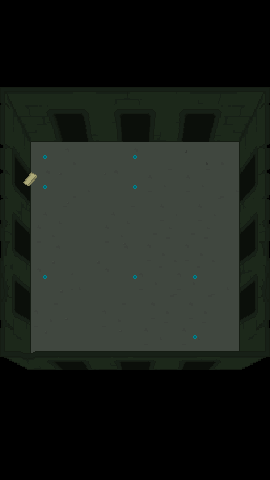
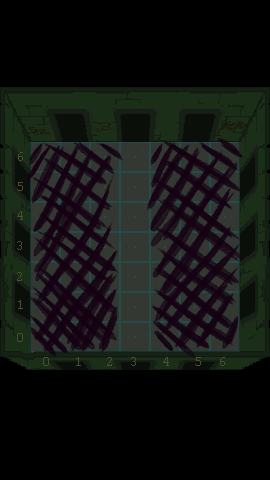
Layer changes from the first 270px x 480px image to the second:
removed layer "NOdes" over (x1=43, y1=155, x2=197, y2=339)
added group "Group 1" with 7 layers above "Hero" over (x1=26, y1=119, x2=247, y2=358)
added layer "b3" in group "Group 1" over (x1=32, y1=139, x2=244, y2=358)
added layer "b2" in group "Group 1" over (x1=29, y1=138, x2=242, y2=354)
added layer "b1" in group "Group 1" over (x1=27, y1=140, x2=245, y2=354)
added layer "a3" in group "Group 1" over (x1=28, y1=141, x2=239, y2=353)
added layer "a2" in group "Group 1" over (x1=26, y1=142, x2=240, y2=353)
added layer "a1" in group "Group 1" over (x1=28, y1=143, x2=239, y2=352)
added layer "." in group "Group 1" over (x1=28, y1=119, x2=247, y2=226)
showed "Grid" over (x1=17, y1=142, x2=240, y2=366)
removed layer "Layer 2" over (x1=23, y1=172, x2=37, y2=186)
added layer "Layer 6" above "Base" over (x1=0, y1=87, x2=270, y2=370)
